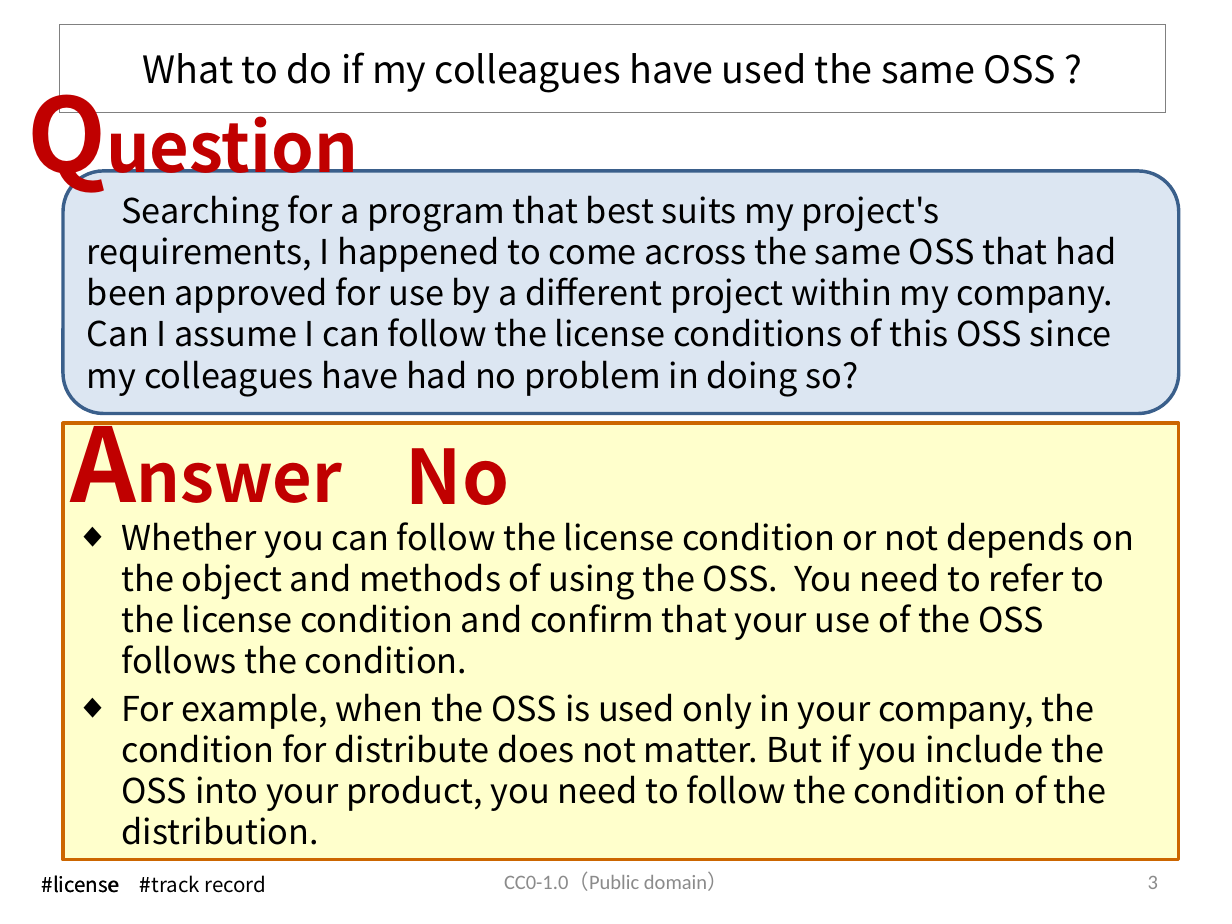
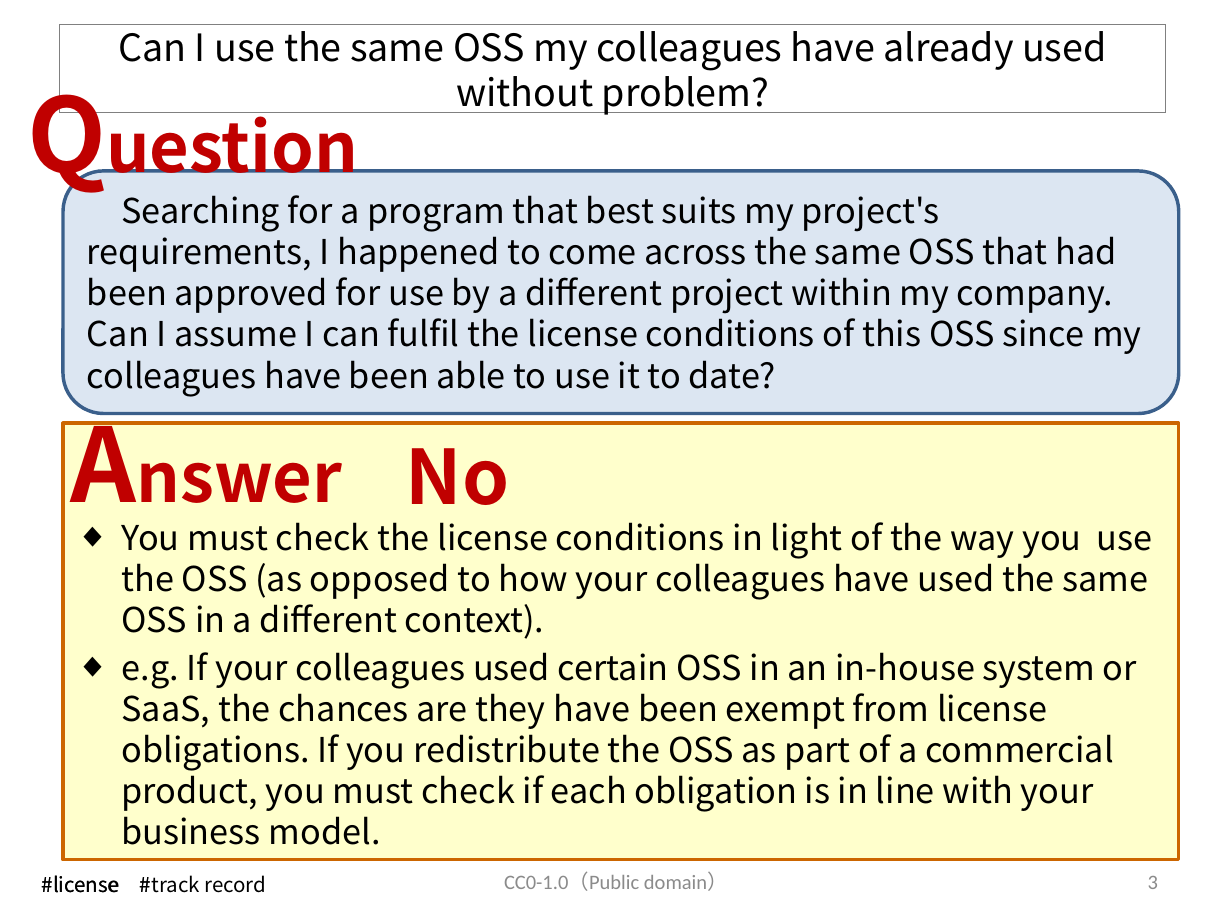
Before and after one commit to OpenChain-Project/OpenChain-JWG, a slide deck: slide 4 of Education_Material/FAQ/Misunderstandings_of_OSS_licenses_CC0.pptx. Drawn at 1232x924 pixels with LibreOffice and Linux fonts; fonts in the diff are those of the drawing. Boxes give left, top, right and bottom in pixels: in the first picture for what was removed or moved away, otherwise in the second. Text is boxed around its words. In the diff, an @@ line names an element or a change of style, - is before the commit and + after.

```diff
--- a/Education_Material/FAQ/Misunderstandings_of_OSS_licenses_CC0.pptx
+++ b/Education_Material/FAQ/Misunderstandings_of_OSS_licenses_CC0.pptx
@@ title at [119,24,1107,115]: text changed @@
-What to do if my colleagues have used the same OSS ?
+Can I use the same OSS my colleagues have already used without problem?
@@ text in rounded rectangle at [87,195,1142,397]: text changed @@
-Searching for a program that best suits my project's requirements, I happened to come across the same OSS that had been approved for use by a different project within my company. Can I assume I can follow the license conditions of this OSS since my colleagues have had no problem in doing so?
+Searching for a program that best suits my project's requirements, I happened to come across the same OSS that had been approved for use by a different project within my company. Can I assume I can fulfil the license conditions of this OSS since my colleagues have been able to use it to date?
@@ text at [122,522,1153,845]: text changed @@
-◆ Whether you can follow the license condition or not depends on the object and methods of using the OSS. You need to refer to the license condition and confirm that your use of the OSS follows the condition.
-◆ For example, when the OSS is used only in your company, the condition for distribute does not matter. But if you include the OSS into your product, you need to follow the condition of the distribution.
+◆ You must check the license conditions in light of the way you use the OSS (as opposed to how your colleagues have used the same OSS in a different context).
+◆ e.g. If your colleagues used certain OSS in an in-house system or SaaS, the chances are they have been exempt from license obligations. If you redistribute the OSS as part of a commercial product, you must check if each obligation is in line with your business model.
```
Also in this commit, not shown: 21 other slides changed, 7 slides added.
